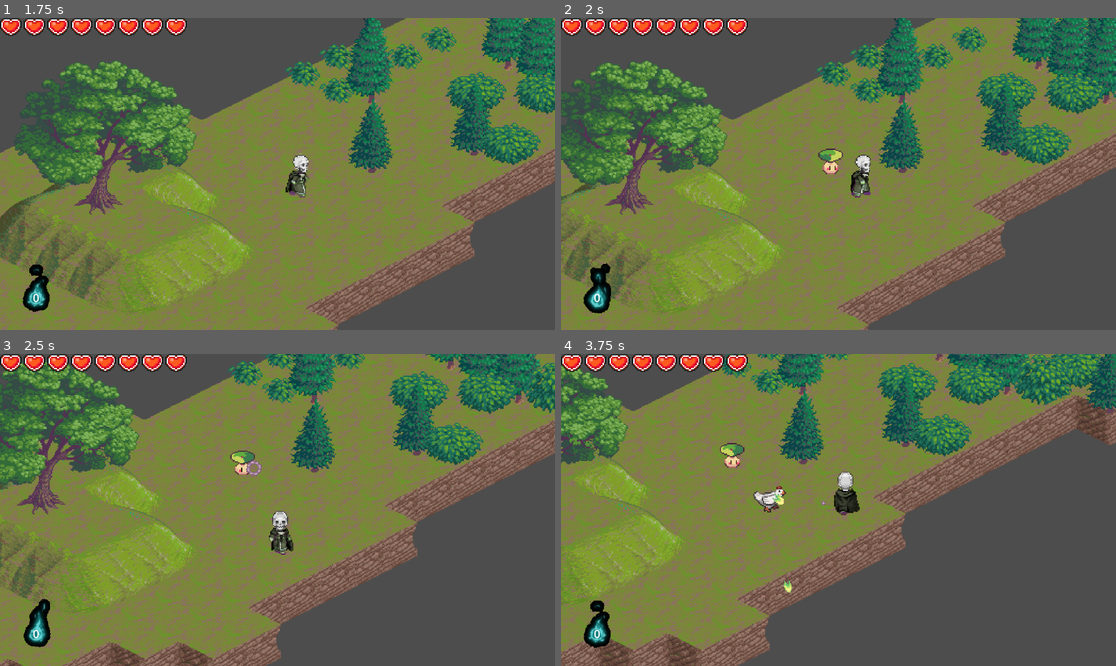
Above: before the commit, frames 1-4 (two rows, left to right).
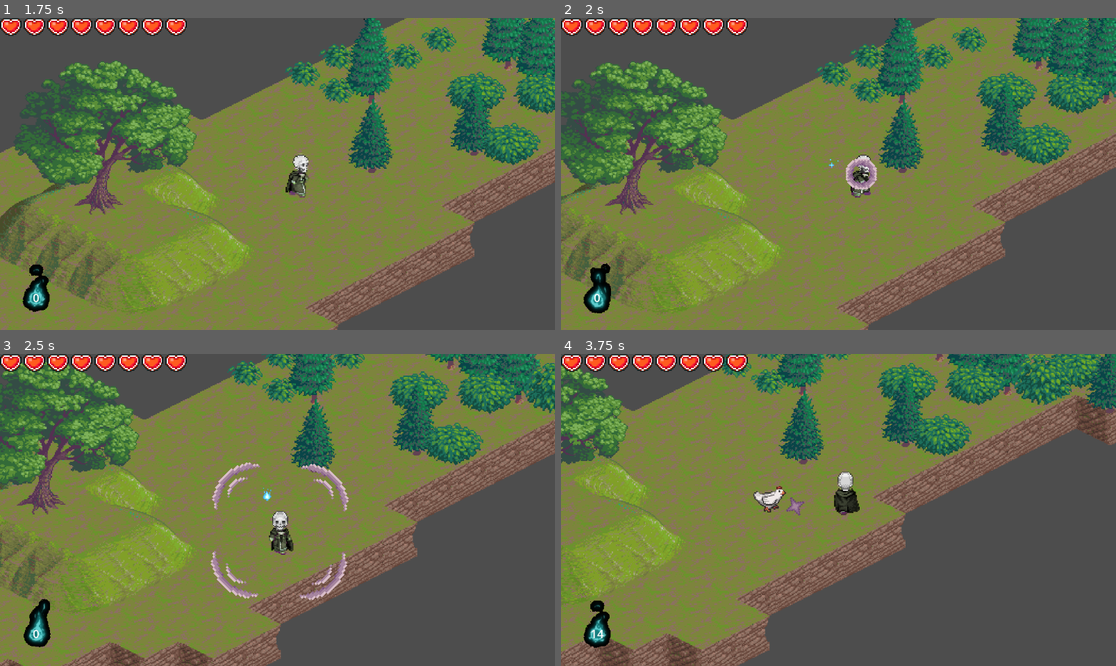
Above: after the commit, the same moments.

Repository: XMNNguyen/ECS179
Game: Godot game, scene res://Scenes/Starting_Menu.tscn
Same seed, same stepped clock (60 frames per second), same inputs: the game is played once before the commit and once after it.
Inputs:
- Up to frame 1 (1.75 s): click "Start" at 0.5 s; hold D (right) from 1.28 s (still down)
- Up to frame 2 (2 s): keep holding D (right)
- Up to frame 3 (2.5 s): release D (right) at 2.03 s; hold S (down) from 2.03 s (still down)
- Up to frame 4 (3.75 s): release S (down) at 2.78 s; hold D (right) 2.78-3.53 s; hold W (up) from 3.53 s (still down)

Frame 1 is identical in both runs. In frame 2, 0.6% of the frame differs, in the area x 46-57%, y 41-56%; in frame 3, 1.5%, in the area x 37-63%, y 30-79%; in frame 4, 0.5%.

Commit message:
added wave bullet attack

Diff:
--- /dev/null
+++ b/ecs179_project/Scenes/Attacks/wave_bullet.tscn
@@ -0,0 +1,190 @@
+[gd_scene load_steps=19 format=3 uid="uid://di4h3ayfnqepv"]
+
+[ext_resource type="Texture2D" uid="uid://b85y6bew7gqtm" path="res://Assets/Effect and Bullet 16x16/Purple Effect and Bullet 16x16.png" id="1_kepe4"]
+[ext_resource type="Script" path="res://Scripts/Attacks/wave_bullet.gd" id="1_v0ajo"]
+
+[sub_resource type="AtlasTexture" id="AtlasTexture_yroq3"]
+atlas = ExtResource("1_kepe4")
+region = Rect2(160, 48, 16, 32)
+
+[sub_resource type="AtlasTexture" id="AtlasTexture_wvdek"]
+atlas = ExtResource("1_kepe4")
+region = Rect2(176, 48, 16, 32)
+
+[sub_resource type="AtlasTexture" id="AtlasTexture_3b4y8"]
+atlas = ExtResource("1_kepe4")
+region = Rect2(192, 48, 16, 32)
+
+[sub_resource type="AtlasTexture" id="AtlasTexture_tawh0"]
+atlas = ExtResource("1_kepe4")
+region = Rect2(192, 48, 16, 32)
+
+[sub_resource type="SpriteFrames" id="SpriteFrames_204cu"]
+animations = [{
+"frames": [{
+"duration": 1.0,
+"texture": SubResource("AtlasTexture_yroq3")
+}, {
+"duration": 1.0,
+"texture": SubResource("AtlasTexture_wvdek")
+}, {
+"duration": 1.0,
+"texture": SubResource("AtlasTexture_3b4y8")
+}],
+"loop": true,
+"name": &"create",
+"speed": 5.0
+}, {
+"frames": [{
+"duration": 1.0,
+"texture": SubResource("AtlasTexture_tawh0")
+}],
+"loop": true,
+"name": &"traveling",
+"speed": 5.0
+}]
+
+[sub_resource type="Animation" id="Animation_g0g2r"]
+resource_name = "create"
+length = 0.3
+tracks/0/type = "value"
+tracks/0/imported = false
+tracks/0/enabled = true
+tracks/0/path = NodePath("AnimatedSprite2D:animation")
+tracks/0/interp = 1
+tracks/0/loop_wrap = true
+tracks/0/keys = {
+"times": PackedFloat32Array(0),
+"transitions": PackedFloat32Array(1),
+"update": 1,
+"values": [&"create"]
+}
+tracks/1/type = "value"
+tracks/1/imported = false
+tracks/1/enabled = true
+tracks/1/path = NodePath("AnimatedSprite2D:frame")
+tracks/1/interp = 1
+tracks/1/loop_wrap = true
+tracks/1/keys = {
+"times": PackedFloat32Array(0, 0.1, 0.2),
+"transitions": PackedFloat32Array(1, 1, 1),
+"update": 1,
+"values": [0, 1, 2]
+}
+
+[sub_resource type="Animation" id="Animation_ettk7"]
+length = 0.001
+tracks/0/type = "value"
+tracks/0/imported = false
+tracks/0/enabled = true
+tracks/0/path = NodePath("AnimatedSprite2D:animation")
+tracks/0/interp = 1
+tracks/0/loop_wrap = true
+tracks/0/keys = {
+"times": PackedFloat32Array(0),
+"transitions": PackedFloat32Array(1),
+"update": 1,
+"values": [&"create"]
+}
+tracks/1/type = "value"
+tracks/1/imported = false
+tracks/1/enabled = true
+tracks/1/path = NodePath("AnimatedSprite2D:frame")
+tracks/1/interp = 1
+tracks/1/loop_wrap = true
+tracks/1/keys = {
+"times": PackedFloat32Array(0),
+"transitions": PackedFloat32Array(1),
+"update": 1,
+"values": [0]
+}
+
+[sub_resource type="Animation" id="Animation_5kuv6"]
+resource_name = "traveling"
+length = 0.7
+tracks/0/type = "value"
+tracks/0/imported = false
+tracks/0/enabled = true
+tracks/0/path = NodePath("AnimatedSprite2D:animation")
+tracks/0/interp = 1
+tracks/0/loop_wrap = true
+tracks/0/keys = {
+"times": PackedFloat32Array(0),
+"transitions": PackedFloat32Array(1),
+"update": 1,
+"values": [&"traveling"]
+}
+tracks/1/type = "value"
+tracks/1/imported = false
+tracks/1/enabled = true
+tracks/1/path = NodePath("AnimatedSprite2D:frame")
+tracks/1/interp = 1
+tracks/1/loop_wrap = true
+tracks/1/keys = {
+"times": PackedFloat32Array(0),
+"transitions": PackedFloat32Array(1),
+"update": 1,
+"values": [0]
+}
+
+[sub_resource type="AnimationLibrary" id="AnimationLibrary_0ade7"]
+_data = {
+"RESET": SubResource("Animation_ettk7"),
+"create": SubResource("Animation_g0g2r"),
+"traveling": SubResource("Animation_5kuv6")
+}
+
+[sub_resource type="AnimationNodeAnimation" id="AnimationNodeAnimation_0ak24"]
+animation = &"create"
+
+[sub_resource type="AnimationNodeAnimation" id="AnimationNodeAnimation_penrp"]
+animation = &"traveling"
+
+[sub_resource type="AnimationNodeStateMachineTransition" id="AnimationNodeStateMachineTransition_4mbej"]
+switch_mode = 2
+advance_mode = 2
+
+[sub_resource type="AnimationNodeStateMachineTransition" id="AnimationNodeStateMachineTransition_aabd7"]
+switch_mode = 2
+advance_mode = 2
+
+[sub_resource type="AnimationNodeStateMachineTransition" id="AnimationNodeStateMachineTransition_huiig"]
+switch_mode = 2
+advance_mode = 2
+
+[sub_resource type="AnimationNodeStateMachine" id="AnimationNodeStateMachine_1kp5r"]
+states/End/position = Vector2(794, 100)
+states/create/node = SubResource("AnimationNodeAnimation_0ak24")
+states/create/position = Vector2(368, 100)
+states/traveling/node = SubResource("AnimationNodeAnimation_penrp")
+states/traveling/position = Vector2(557, 100)
+transitions = ["Start", "create", SubResource("AnimationNodeStateMachineTransition_4mbej"), "create", "traveling", SubResource("AnimationNodeStateMachineTransition_aabd7"), "traveling", "End", SubResource("AnimationNodeStateMachineTransition_huiig")]
+
+[sub_resource type="CapsuleShape2D" id="CapsuleShape2D_txgkd"]
+radius = 3.5
+height = 28.0
+
+[node name="WaveBullet" type="CharacterBody2D"]
+scale = Vector2(2, 2)
+script = ExtResource("1_v0ajo")
+
+[node name="AnimatedSprite2D" type="AnimatedSprite2D" parent="."]
+sprite_frames = SubResource("SpriteFrames_204cu")
+animation = &"create"
+
+[node name="AnimationPlayer" type="AnimationPlayer" parent="."]
+libraries = {
+"": SubResource("AnimationLibrary_0ade7")
+}
+
+[node name="AnimationTree" type="AnimationTree" parent="."]
+tree_root = SubResource("AnimationNodeStateMachine_1kp5r")
+anim_player = NodePath("../AnimationPlayer")
+
+[node name="HitBox" type="Area2D" parent="."]
+
+[node name="CollisionShape2D" type="CollisionShape2D" parent="HitBox"]
+position = Vector2(0.5, 0)
+shape = SubResource("CapsuleShape2D_txgkd")
+
+[connection signal="area_entered" from="HitBox" to="." method="_on_hit_box_area_entered"]
--- a/ecs179_project/Scenes/world.tscn
+++ b/ecs179_project/Scenes/world.tscn
@@ -1845,6 +1845,18 @@
 unique_name_in_owner = true
 z_index = 1
 position = Vector2(197, -13)
+maxHeart = 8.0
+attack_speed = 0.5
+attack_range = 150.0
+collect_range = 75.0
+standard_bullet_speed = 150.0
+standard_bullet_damage = 1.0
+standard_attack_cd = 1.0
+num_standard_bullets = 1
+wave_bullet_speed = 100.0
+wave_bullet_damage = 2.0
+wave_attack_cd = 3.0
+num_wave_bullets = 1
 
 [node name="Spawner" parent="." instance=ExtResource("4_cchqb")]
 position = Vector2(388, -105)
--- /dev/null
+++ b/ecs179_project/Scripts/Attacks/wave_bullet.gd
@@ -0,0 +1,33 @@
+class_name WaveBullet
+extends CharacterBody2D
+
+var damage: float = 1
+
+@onready var animationTree:AnimationTree = $AnimationTree
+@onready var state_machine = animationTree["parameters/playback"]
+
+var _timer:Timer
+
+
+# Called when the node enters the scene tree for the first time.
+func _ready() -> void:
+	# add a death timer
+	_timer = Timer.new()
+	_timer.one_shot = true
+	add_child(_timer)
+	_timer.start(0.7)
+
+
+# Called every frame. 'delta' is the elapsed time since the previous frame.
+func _process(delta: float) -> void:
+	move_and_slide()
+	# once death timer is expired or bullet explodes, remove the bullet instance
+	if _timer.time_left == 0 || state_machine.get_current_node() == "End":
+		queue_free()
+
+
+func _on_hit_box_area_entered(area: Area2D) -> void:
+	# if we have entered the Player's hurtbox, explode the bullet
+	if area.name == "hurtBox" && area.get_parent().is_in_group("Enemies"):
+		print("HIT")
+		area.get_parent()._on_take_damage(damage)
--- a/ecs179_project/Scripts/player.gd
+++ b/ecs179_project/Scripts/player.gd
@@ -23,6 +23,12 @@
 @export var standard_attack_cd: float = 1
 @export var num_standard_bullets: int = 1
 
+# WAVE WEAPON
+@export var wave_bullet_speed: float = 100
+@export var wave_bullet_damage: float = 2
+@export var wave_attack_cd: float = 3
+@export var num_wave_bullets: int = 1
+
 # AUDIO
 @onready var projectile_sound: AudioStreamPlayer2D = $ProjectileSound
 
@@ -32,7 +38,9 @@
 @onready var state_machine = animationTree["parameters/playback"]
 @onready var tile_map: TileMapController = %TileMap
 
+var wave_bullet = preload("res://Scenes/Attacks/wave_bullet.tscn")
 var standard_bullet = preload("res://Scenes/Attacks/standard_bullet.tscn")
+
 var blend_position : Vector2 = Vector2.ZERO
 var blend_paths = [
 	"parameters/idle/idle_blend/blend_position",
@@ -45,14 +53,22 @@
 
 # WEAPON TIMERS
 var _standard_weapon_timer: Timer
+var _wave_weapon_timer: Timer
 
 var ground_type = "Terrain"
 
 func _ready() -> void:
 	signals.collect_soul.connect(on_soul_collect)
+
+	# set up timers
 	_standard_weapon_timer = Timer.new()
 	_standard_weapon_timer.one_shot = true
 	add_child(_standard_weapon_timer)
+	_standard_weapon_timer.start(standard_attack_cd * (2 - attack_speed))
+
+	_wave_weapon_timer = Timer.new()
+	_wave_weapon_timer.one_shot = true
+	add_child(_wave_weapon_timer)
 	_standard_weapon_timer.start(standard_attack_cd * (2 - attack_speed))
 
 
@@ -126,6 +142,10 @@
 			Audio.player_projectile.play()
 			fire_standard(closest_enemy_position)
 
+		# FIRE WAVE WEAPON
+		if _wave_weapon_timer.is_stopped():
+			fire_wave(closest_enemy_position)
+
 
 # fires the standard weapon from player
 func fire_standard(enemy_position: Vector2) -> void:
@@ -133,15 +153,39 @@
 	var new_bullet := standard_bullet.instantiate() as StandardBullet
 	new_bullet.velocity = fire_direction * standard_bullet_speed
 	new_bullet.rotation = fire_direction.angle()
-	new_bullet.position = global_position
 	new_bullet.damage = standard_bullet_damage
 	new_bullet.z_index = z_index
 	add_child(new_bullet)
+	new_bullet.global_position = global_position
 
 	_standard_weapon_timer = Timer.new()
 	_standard_weapon_timer.one_shot = true
 	add_child(_standard_weapon_timer)
 	_standard_weapon_timer.start(standard_attack_cd * (2 - attack_speed))
+
+
+# fires the wave bullet attack
+func fire_wave(enemy_position: Vector2) -> void:
+	var fire_directions: Array[Vector2] = [
+											Vector2(0.75, 0.75),
+											Vector2(-0.75, 0.75),
+											Vector2(0.75, -0.75),
+											Vector2(-0.75, -0.75),
+										]
+
+	for fire_direction in fire_directions:
+		var new_bullet := wave_bullet.instantiate() as WaveBullet
+		new_bullet.velocity = fire_direction * wave_bullet_speed
+		new_bullet.rotation = fire_direction.angle()
+		new_bullet.damage = wave_bullet_damage
+		new_bullet.z_index = z_index
+		add_child(new_bullet)
+		new_bullet.global_position = global_position
+
+	_wave_weapon_timer = Timer.new()
+	_wave_weapon_timer.one_shot = true
+	add_child(_wave_weapon_timer)
+	_wave_weapon_timer.start(wave_attack_cd * (2 - attack_speed))
 
 
 # helper function to adjust the z_index depending on what layer the player is supposed to be on
